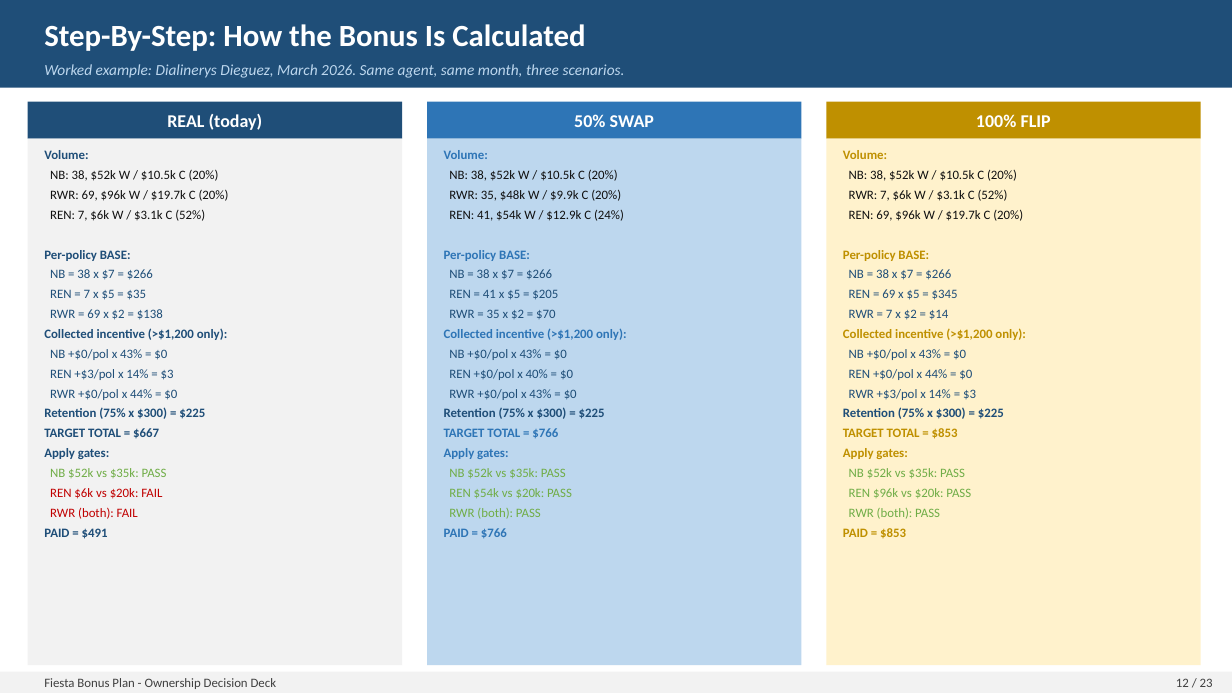
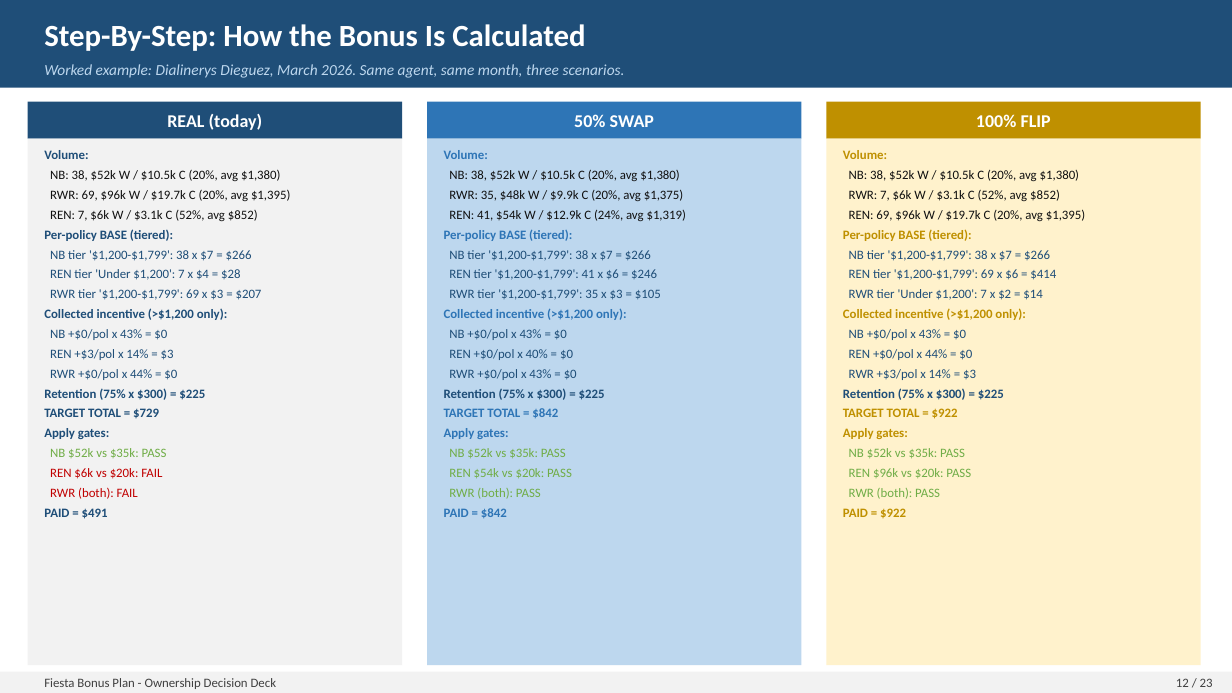
Before and after one commit to FAUS-tech/fiesta-bonus, a slide deck: slide 12 of output/Bonus_Proposal_Presentation.pptx. Drawn at 1232x693 pixels with LibreOffice and Linux fonts; fonts in the diff are those of the drawing. Boxes give left, top, right and bottom in pixels: in the first picture for what was removed or moved away, otherwise in the second. Text is boxed around its words. In the diff, an @@ line names an element or a change of style, - is before the commit and + after.

```diff
--- a/output/Bonus_Proposal_Presentation.pptx
+++ b/output/Bonus_Proposal_Presentation.pptx
@@ text at [50, 170, 281, 181]: text changed @@
-NB: 38, $52k W / $10.5k C (20%)
+NB: 38, $52k W / $10.5k C (20%, avg $1,380)
@@ text at [449, 170, 680, 181]: text changed @@
-NB: 38, $52k W / $10.5k C (20%)
+NB: 38, $52k W / $10.5k C (20%, avg $1,380)
@@ text at [849, 170, 1080, 182]: text changed @@
-NB: 38, $52k W / $10.5k C (20%)
+NB: 38, $52k W / $10.5k C (20%, avg $1,380)
@@ text at [50, 190, 291, 201]: text changed @@
-RWR: 69, $96k W / $19.7k C (20%)
+RWR: 69, $96k W / $19.7k C (20%, avg $1,395)
@@ text at [449, 190, 684, 201]: text changed @@
-RWR: 35, $48k W / $9.9k C (20%)
+RWR: 35, $48k W / $9.9k C (20%, avg $1,375)
@@ text at [849, 190, 1060, 201]: text changed @@
-RWR: 7, $6k W / $3.1k C (52%)
+RWR: 7, $6k W / $3.1k C (52%, avg $852)
@@ text at [849, 209, 1086, 222]: text changed @@
-REN: 69, $96k W / $19.7k C (20%)
+REN: 69, $96k W / $19.7k C (20%, avg $1,395)
@@ text at [44, 229, 173, 241]: text changed @@
-Per-policy BASE:
+Per-policy BASE (tiered):
@@ text at [50, 210, 258, 221]: text changed @@
-REN: 7, $6k W / $3.1k C (52%)
+REN: 7, $6k W / $3.1k C (52%, avg $852)
@@ text at [444, 230, 572, 241]: text changed @@
-Per-policy BASE:
+Per-policy BASE (tiered):
@@ text at [449, 210, 687, 221]: text changed @@
-REN: 41, $54k W / $12.9k C (24%)
+REN: 41, $54k W / $12.9k C (24%, avg $1,319)
@@ text at [843, 229, 971, 241]: text changed @@
-Per-policy BASE:
+Per-policy BASE (tiered):
@@ text at [50, 250, 252, 261]: text changed @@
-NB = 38 x $7 = $266
+NB tier '$1,200-$1,799': 38 x $7 = $266
@@ text at [50, 269, 240, 280]: text changed @@
-REN = 7 x $5 = $35
+REN tier 'Under $1,200': 7 x $4 = $28
@@ text at [449, 250, 651, 261]: text changed @@
-NB = 38 x $7 = $266
+NB tier '$1,200-$1,799': 38 x $7 = $266
@@ text at [449, 269, 657, 280]: text changed @@
-REN = 41 x $5 = $205
+REN tier '$1,200-$1,799': 41 x $6 = $246
@@ text at [849, 250, 1050, 261]: text changed @@
-NB = 38 x $7 = $266
+NB tier '$1,200-$1,799': 38 x $7 = $266
@@ text at [849, 269, 1056, 280]: text changed @@
-REN = 69 x $5 = $345
+REN tier '$1,200-$1,799': 69 x $6 = $414
@@ text at [50, 289, 262, 300]: text changed @@
-RWR = 69 x $2 = $138
+RWR tier '$1,200-$1,799': 69 x $3 = $207
@@ text at [449, 289, 661, 300]: text changed @@
-RWR = 35 x $2 = $70
+RWR tier '$1,200-$1,799': 35 x $3 = $105
@@ text at [849, 289, 1042, 300]: text changed @@
-RWR = 7 x $2 = $14
+RWR tier 'Under $1,200': 7 x $2 = $14
@@ text at [44, 408, 159, 418]: text changed @@
-TARGET TOTAL = $667
+TARGET TOTAL = $729
@@ text at [444, 408, 558, 418]: text changed @@
-TARGET TOTAL = $766
+TARGET TOTAL = $842
@@ text at [843, 408, 958, 419]: text changed @@
-TARGET TOTAL = $853
+TARGET TOTAL = $922
@@ 28 texts: place and size @@
-28 texts at [44, 328, 1025, 539]
+28 texts at [44, 308, 1025, 519]
@@ text at [444, 508, 507, 518]: text changed @@
-PAID = $766
+PAID = $842
@@ text at [843, 508, 906, 518]: text changed @@
-PAID = $853
+PAID = $922
```
Also in this commit, not shown: 2 other slides changed, 3 other files.
